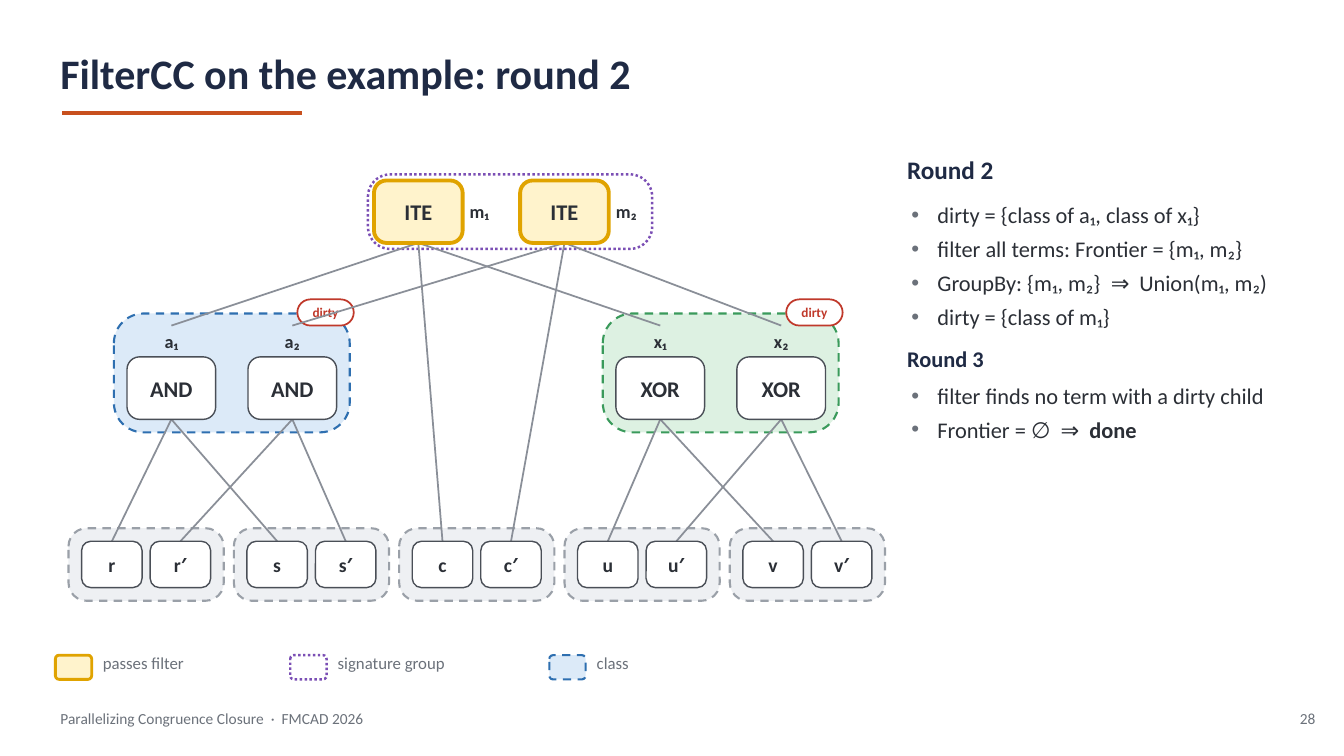
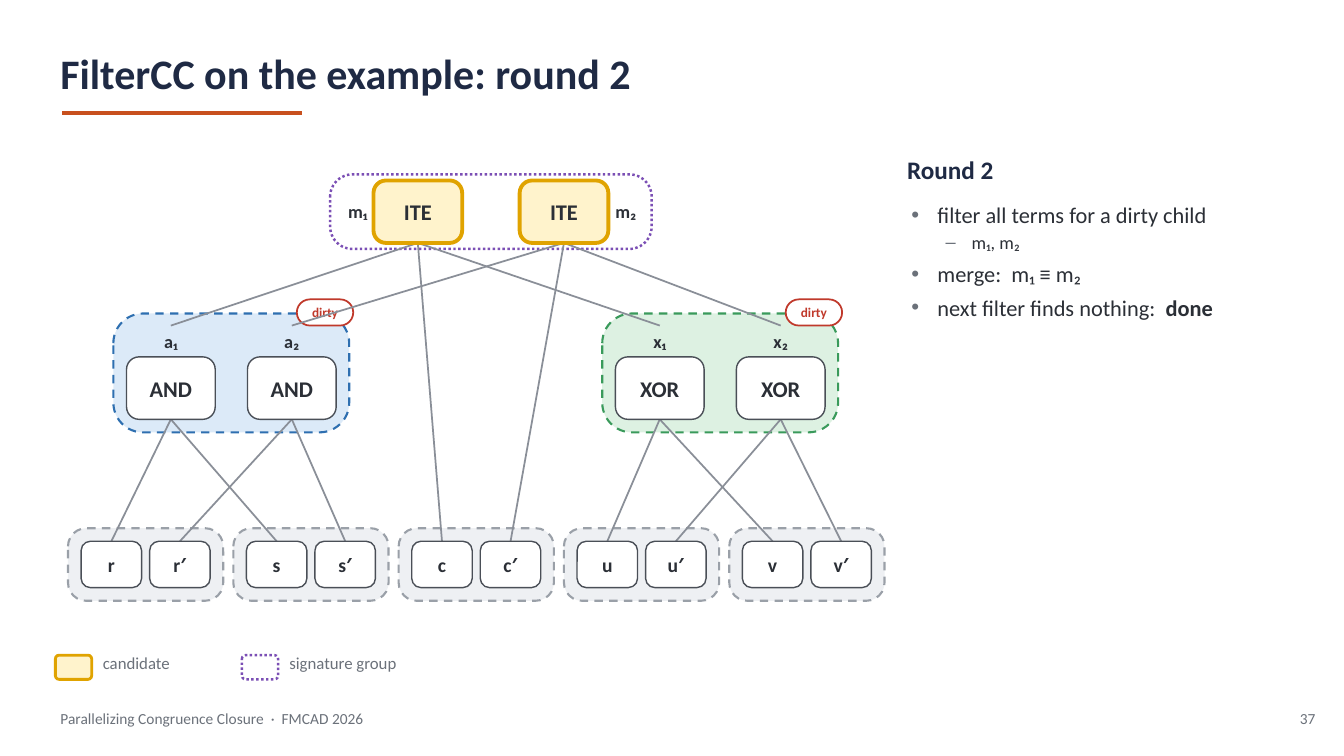
Before and after one commit to amarshah1/parallelcc-paper, a slide deck: slide 37 of slides/parallelcc-part1.pptx (slide 28 before the commit). Drawn at 1344x756 pixels with LibreOffice and Linux fonts; fonts in the diff are those of the drawing. Boxes give left, top, right and bottom in pixels: in the first picture for what was removed or moved away, otherwise in the second. Text is boxed around its words. In the diff, an @@ line names an element or a change of style, - is before the commit and + after.

```diff
--- a/slides/parallelcc-part1.pptx
+++ b/slides/parallelcc-part1.pptx
@@ rounded rectangle: place and size @@
-rounded rectangle at box(368, 174, 652, 249)
+rounded rectangle at box(330, 174, 651, 249)
@@ text "m₁": place and size @@
-text "m₁" at box(470, 209, 489, 220)
+text "m₁" at box(348, 209, 367, 220)
@@ text "m₁" at box(348, 209, 367, 220): alignment left to right @@
@@ text at box(937, 207, 1213, 320): text changed @@
-• dirty = {class of a₁, class of x₁}
-• filter all terms: Frontier = {m₁, m₂}
-• GroupBy: {m₁, m₂} ⇒ Union(m₁, m₂)
-• dirty = {class of m₁}
-Round 3
-• filter finds no term with a dirty child
-• Frontier = ∅ ⇒ done
+• filter all terms for a dirty child
+– m₁, m₂
+• merge: m₁ ≡ m₂
+• next filter finds nothing: done
@@ text at box(103, 657, 170, 669): text changed @@
-passes filter
+candidate
@@ rounded rectangle: place and size @@
-rounded rectangle at box(290, 655, 327, 680)
+rounded rectangle at box(242, 655, 278, 680)
@@ text "signature group": place and size @@
-text "signature group" at box(338, 657, 445, 672)
+text "signature group" at box(289, 657, 396, 672)
@@ rounded rectangle removed at box(549, 655, 586, 680) @@
@@ text removed at box(597, 657, 629, 669) @@
-class
@@ text at box(1300, 714, 1316, 724): text changed @@
-28
+37
```
Also in this commit, not shown: 19 other slides changed, 13 slides added, 4 slides removed, 2 other files.
